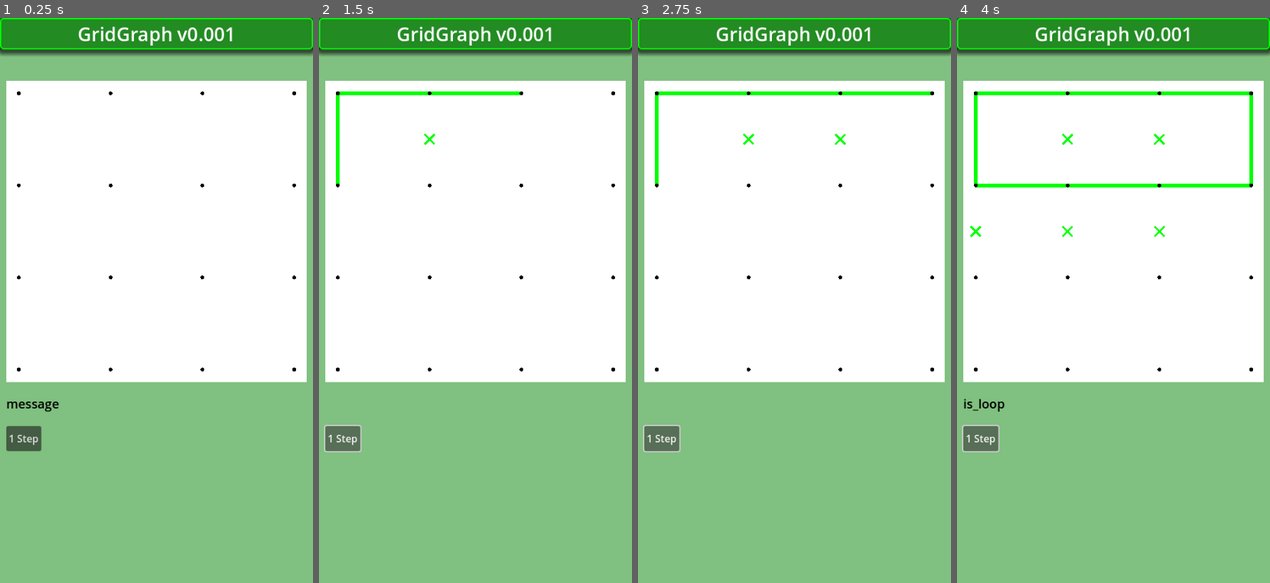
Above: before the commit, frames 1-4 (left to right).
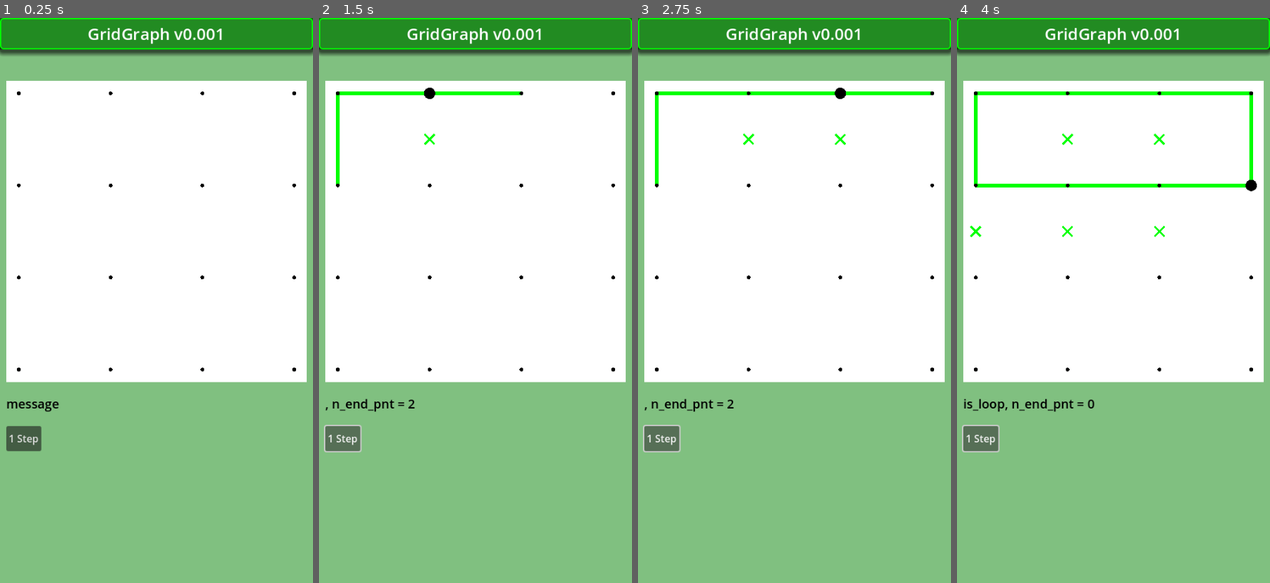
Above: after the commit, the same moments.

Repository: vivisuke/GridGraph
Game: Godot game, scene res://main.tscn
Two runs of this game, one before a commit and one after it. Both use one fixed random seed, a clock stepped at 60 frames per second and the inputs below.
Inputs:
- Up to frame 1 (0.25 s): no input
- Up to frame 2 (1.5 s): click "1 Step" at 0.5 s; click "1 Step" at 1.25 s
- Up to frame 3 (2.75 s): click "1 Step" at 2 s
- Up to frame 4 (4 s): tap Enter at 2.75 s; tap Space at 3.5 s

The runs differ from the first frame. In frame 1, 0.7% of the frame differs, in the area x 25-75%, y 1-5%; in frame 2, 1.0%; in frame 3, 1.0%; in frame 4, 1.0%, in the area x 15-96%, y 1-70%.

Commit message:
0028 ◎ C 03/22 03/22 0.001│ToDo│端点数表示

Diff:
--- a/GridGraph/main.tscn
+++ b/GridGraph/main.tscn
@@ -22,7 +22,7 @@
 layout_mode = 0
 offset_right = 500.0
 offset_bottom = 50.0
-theme_override_font_sizes/font_size = 30
+theme_override_font_sizes/font_size = 26
 text = "GridGraph v0.001"
 horizontal_alignment = 1
 vertical_alignment = 1
@@ -42,6 +42,15 @@
 color = Color(1, 1, 1, 0)
 script = ExtResource("2_k0ihr")
 
+[node name="MessLabel" type="Label" parent="."]
+offset_left = 10.0
+offset_top = 600.0
+offset_right = 490.0
+offset_bottom = 640.0
+theme_override_colors/font_color = Color(0, 0, 0, 1)
+theme_override_font_sizes/font_size = 20
+text = "message"
+
 [node name="HBC1" type="HBoxContainer" parent="."]
 offset_left = 10.0
 offset_top = 650.0
@@ -52,13 +61,4 @@
 layout_mode = 2
 text = "1 Step"
 
-[node name="MessLabel" type="Label" parent="."]
-offset_left = 10.0
-offset_top = 600.0
-offset_right = 490.0
-offset_bottom = 640.0
-theme_override_colors/font_color = Color(0, 0, 0, 1)
-theme_override_font_sizes/font_size = 20
-text = "message"
-
 [connection signal="pressed" from="HBC1/Step1Button" to="." method="_on_step_1_button_pressed"]
--- a/GridGraph/scripts/Board.gd
+++ b/GridGraph/scripts/Board.gd
@@ -219,6 +219,7 @@
 				finished = true
 				return
 	var ix = xyToIX(sx, sy)
+	var uld = ul_degree[ix]
 	if ul_degree[ix] == 0:			# 上・左 両方非接続済みの場合
 		if fwd:
 			if h_link[ix] == EMPTY:
--- a/GridGraph/scripts/main.gd
+++ b/GridGraph/scripts/main.gd
@@ -91,5 +91,8 @@
 	bd.print_count()
 	bd.print_mate()
 	$MessLabel.text = "is_loop" if bd.is_loop else ""
+	$MessLabel.text += (", n_end_pnt = %d" % bd.n_end_pnt)
+	$Board/Grid.sx = bd.sx
+	$Board/Grid.sy = bd.sy
 	$Board/Grid.queue_redraw()
 	pass # Replace with function body.
Not shown, changed: GridGraph.spr
